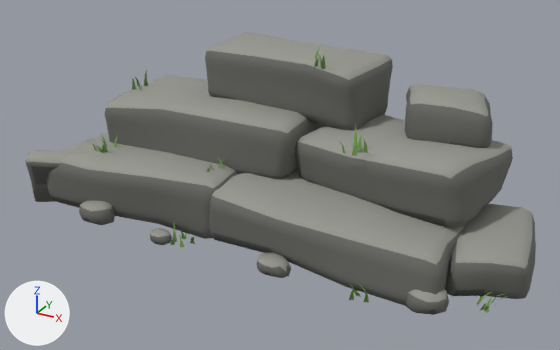
Renders of the glTF model game/assets/models/cliff_a.glb from each side of a commit.
The view is the same before and after, from a 50 mm camera at (5.19, -9.76, 5.58) aimed at (0.07, -0.45, 0.93). The axes (+X, +Y, +Z) are drawn at lower left. The lights are the same throughout. The picture after the commit comes second. Where no turn or scale is listed for an object, it has been applied to the vertices. Vertices at exactly the same position are counted once.

Names of what the first picture shows: 'cliff_a_mesh'.
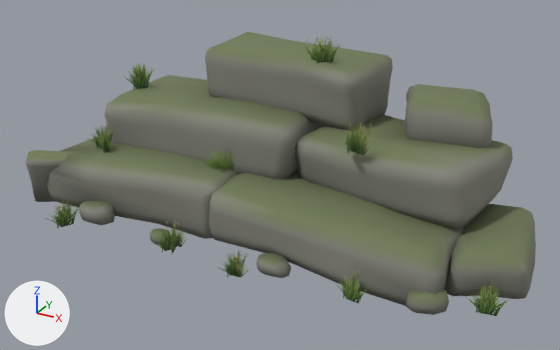
What differs and where, as boxes [x1, y1, x2, y2] in the pictures (560 x 350 px):
'cliff_a_mesh', recoloured, surface changed, reshaped
    before: [26, 32, 536, 315]
    after: [26, 32, 536, 316]
part 1 of me_cube, deleted
    before: [89, 44, 510, 312]
part 2 of me_cube, added
    after: [45, 35, 510, 316]
part 3 of me_cube, recoloured
    both: [31, 92, 495, 315]
part 4 of me_cube, recoloured (grey to green)
    both: [26, 32, 532, 302]

Patch to the scene script:
```diff
--- a/game/assets/models/cliff_a.glb.py
+++ b/game/assets/models/cliff_a.glb.py
@@ img_grass @@
+img_grass = load_image('grass', '_unpacked/grass', 512, 256, 'sRGB')
@@ mat_m_cliff @@
 n0 = _N.new('ShaderNodeBsdfPrincipled'); n0.name = 'Principled BSDF'
-n0.inputs[0].default_value = (0.136, 0.138, 0.125, 1.0)  # 'Base Color', dark grey #676863
 n0.inputs[2].default_value = 0.9  # 'Roughness'
 n1 = _N.new('ShaderNodeOutputMaterial'); n1.name = 'Material Output'
+n2 = _N.new('ShaderNodeMix'); n2.name = 'Mix'
+n2.data_type = 'RGBA'
+n2.blend_type = 'MULTIPLY'
+n2.inputs[0].default_value = 1.0  # 'Factor'
+n2.inputs[7].default_value = (0.254, 0.254, 0.216, 1.0)  # 'B', grey #8a8a80
+n3 = _N.new('ShaderNodeVertexColor'); n3.name = 'Color Attribute'
 _L.new(n0.outputs[0], n1.inputs[0])  # 'BSDF' to 'Surface'
+_L.new(n2.outputs[2], n0.inputs[0])  # 'Result' to 'Base Color'
+_L.new(n3.outputs[0], n2.inputs[6])  # 'Color' to 'A'
@@ mat_m_grass @@
 mat_m_grass = bpy.data.materials.new('M_Grass')
-# nodes: BsdfPrincipled, OutputMaterial
-# colours: green #6f9a45
+# nodes: BsdfPrincipled, Math x3, Mix, OutputMaterial, TexImage, VertexColor
+# uses the picture img_grass
@@ me_cube @@
 # used by ob_cliff_a_mesh; location = (0.0, 0.0, 0.0)
-me_cube.from_pydata(...)  # 1492 vertices, 2558 faces; spans x -4.1..3.86, y -1.86..1.64, z 0.0..2.72
+me_cube.from_pydata(...)  # 1420 vertices, 2528 faces; spans x -4.1..3.86, y -2.21..1.64, z 0.0..2.9
+# me_cube part 1: 54 loose pieces with 270 vertices, spanning x -3.13..3.7, y -1.86..0.63, z 0.0..2.72, are deleted
+# me_cube part 2
+# 102 vertices are added at x -3.2..3.76, y -2.21..0.71, z 0.0..2.83
+# 16 new vertices lie (0.0, 0.0, 0.24) away from vertices in x -3.09..3.76, y -2.11..0.68, z 0.21..2.42
+# 8 new vertices lie (0.0, 0.0, 0.24) away from vertices in x -3.01..1.6, y -1.18..0.68, z 1.16..2.66
+# 14 new vertices lie (0.0, 0.0, 0.23) away from vertices in x -3.2..2.64, y -2.02..0.47, z 0.2..2.42
+# 6 new vertices lie (0.0, 0.0, 0.23) away from vertices in x -3.2..0.44, y -0.74..0.47, z 1.05..2.65
+# 12 new vertices lie (0.0, 0.0, 0.21) away from vertices in x -3.05..2.9, y -2.21..0.71, z 0.0..2.42
+# 6 new vertices lie (0.0, 0.0, 0.25) away from vertices in x -3.05..-0.58, y -2.21..-0.42, z 0.21..1.06
+# 12 new vertices lie (0.0, 0.0, 0.19) away from vertices in x -3.08..3.55, y -2.11..-0.89, z 0.0..0.92
+# 6 new vertices lie (0.0, 0.0, -0.16) away from vertices in x -1.04..3.55, y -2.11..-0.89, z 0.16
+# 10 new vertices lie (0.0, 0.0, 0.22) away from vertices in x -3.18..2.1, y -2.16..-0.6, z 0.18..0.92
+# 6 new vertices lie (0.0, 0.0, -0.2) away from vertices in x 0.04..1.95, y -2.16..-0.36, z 0.2..1.75
+# 132 new faces join them, mat_m_grass
+# me_cube part 3: 597 faces spanning x -4.09..3.83, y -1.81..1.64, z 0.0..1.76 switch from mat_m_cliffdark (dark grey #4f504c) to mat_m_cliff
+# me_cube part 4: 435 faces spanning x -3.93..3.79, y -1.79..1.59, z 0.11..2.52 switch from mat_m_clifftop (grey #979890) to mat_m_cliff
 me_cube.materials.append(mat_m_grass)
```
